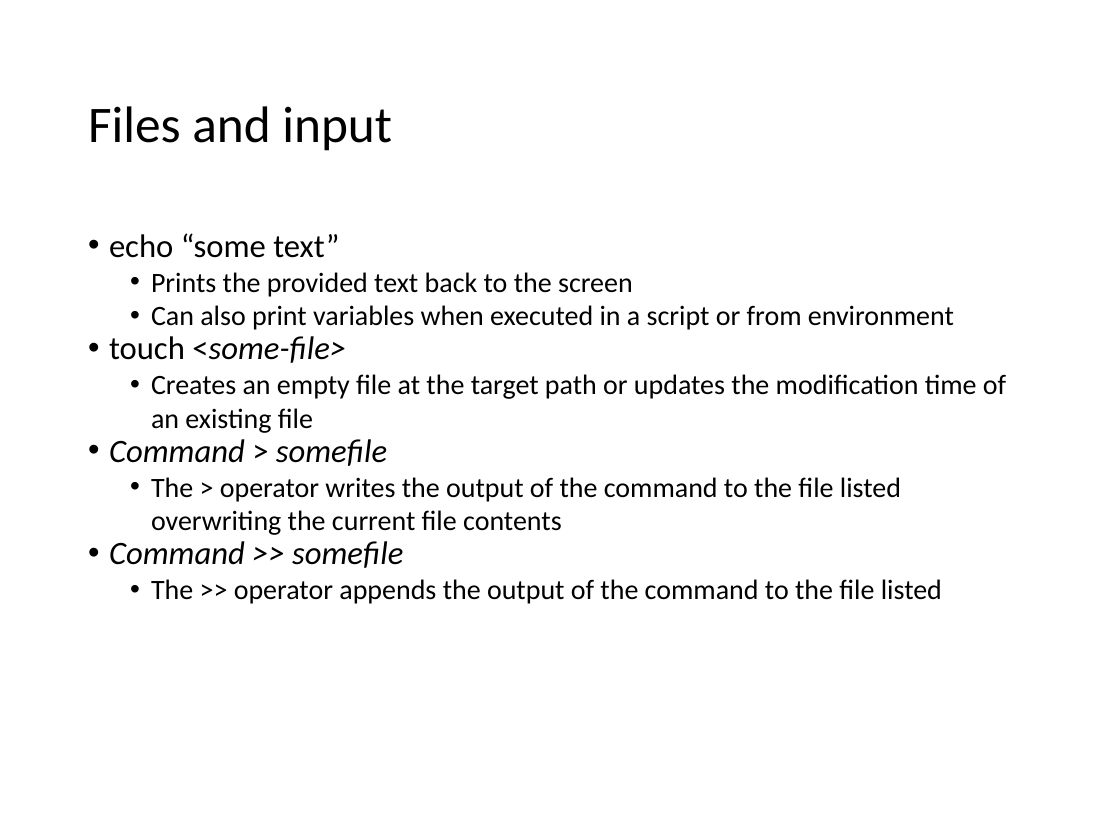
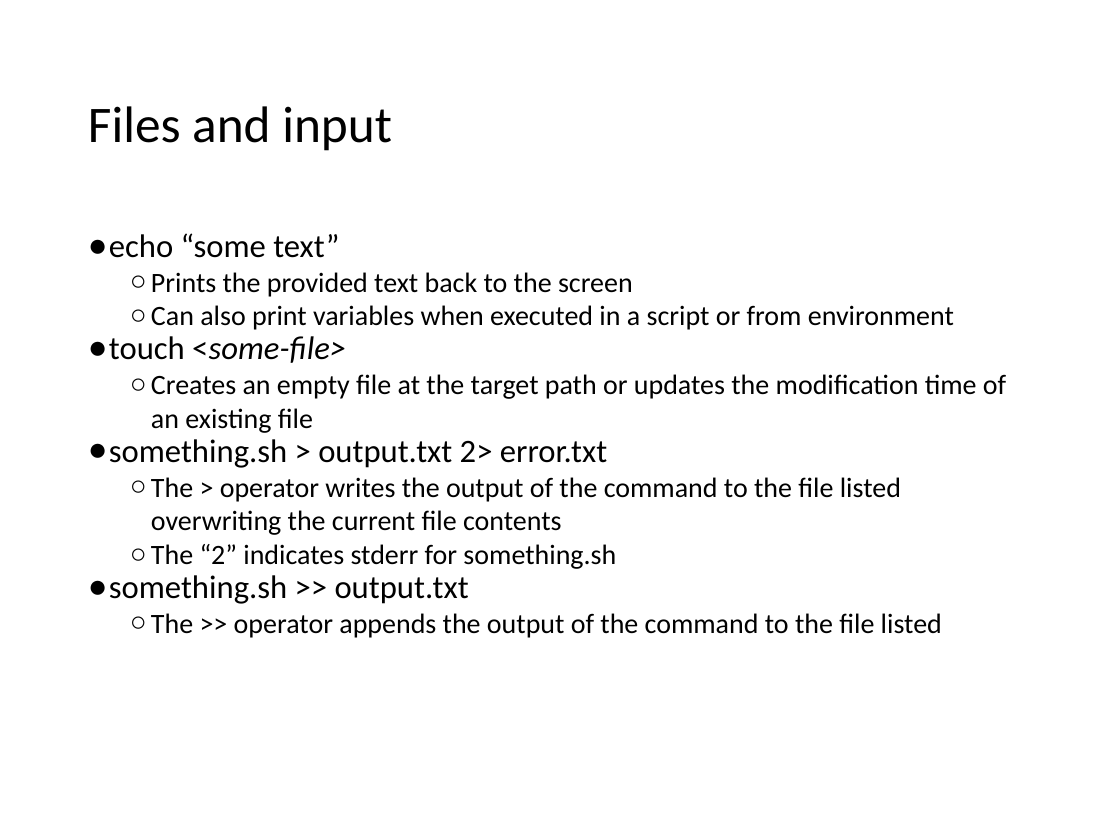
Before and after one commit to cmrsol/demo, a slide deck: slide 16 of linux-intro/shell_101.pptx (slide 14 before the commit). Drawn at 1120x840 pixels with LibreOffice and Linux fonts; fonts in the diff are those of the drawing. Boxes give left, top, right and bottom in pixels: in the first picture for what was removed or moved away, otherwise in the second. Text is boxed around its words. In the diff, an @@ line names an element or a change of style, - is before the commit and + after.

```diff
--- a/linux-intro/shell_101.pptx
+++ b/linux-intro/shell_101.pptx
@@ text at <box>109,233,1006,638</box>: bullet • to ●; bullet • to ○ @@
@@ text at <box>109,439,607,468</box>: text changed; italic off @@
-• Command > somefile
+● something.sh > output.txt 2> error.txt
@@ text at <box>109,544,616,604</box>: text changed; size 21 to 18 pt; italic off @@
-• Command >> somefile
+  ○ The “2” indicates stderr for something.sh
+● something.sh >> output.txt
```
Also in this commit, not shown: 18 other slides changed, 11 slides added, 7 slides removed, 4 other files.
